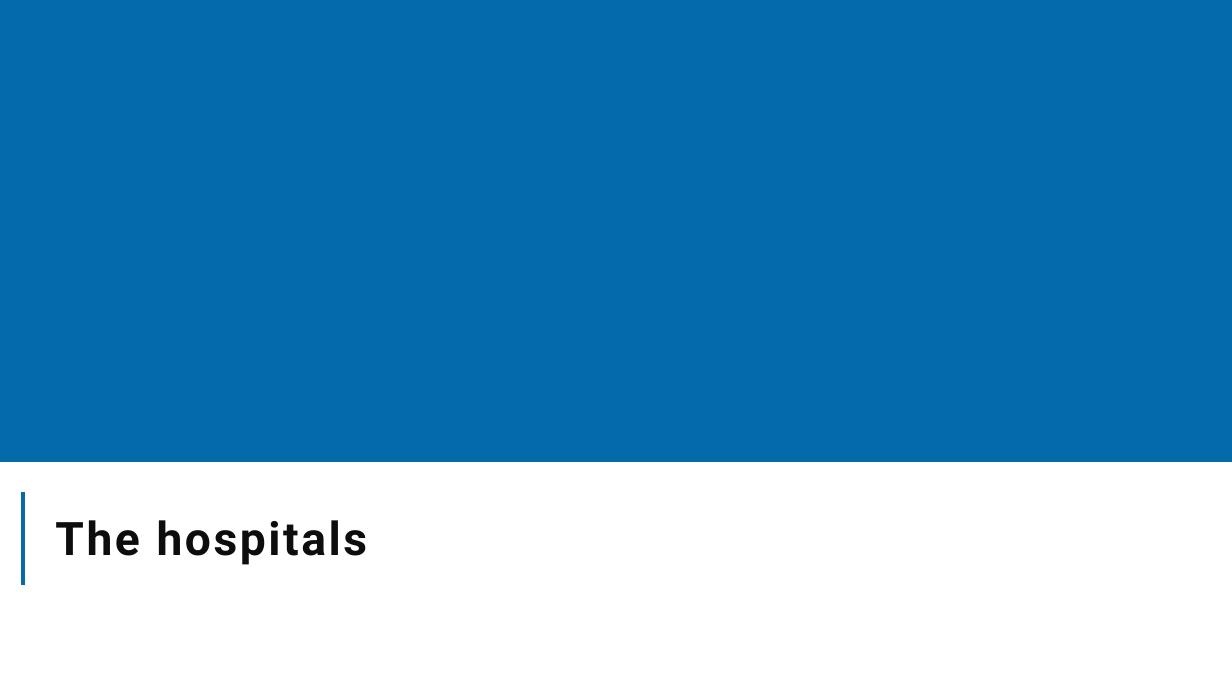
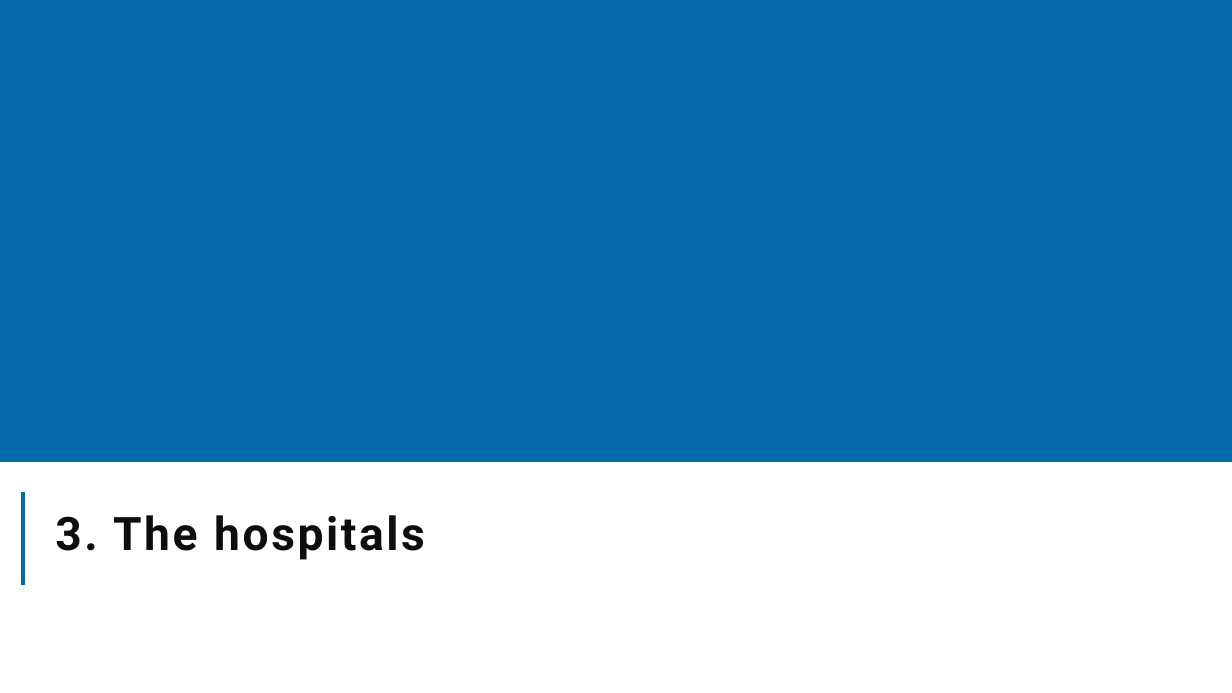
Before and after one commit to The-Strategy-Unit/nhp_sbr_impacts, a slide deck: slide 10 of NHP_SBR impacts_2024.pptx (slide 8 before the commit). Drawn at 1232x693 pixels with LibreOffice and Linux fonts; fonts in the diff are those of the drawing; background and template pictures are left out. Boxes give left, top, right and bottom in pixels: in the first picture for what was removed or moved away, otherwise in the second. Text is boxed around its words. In the diff, an @@ line names an element or a change of style, - is before the commit and + after.

```diff
--- a/NHP_SBR impacts_2024.pptx
+++ b/NHP_SBR impacts_2024.pptx
@@ title at <box>55,515,425,560</box>: text changed @@
-The hospitals
+3. The hospitals
```
Also in this commit, not shown: 13 other slides changed, 17 slides added, 3 other files.
